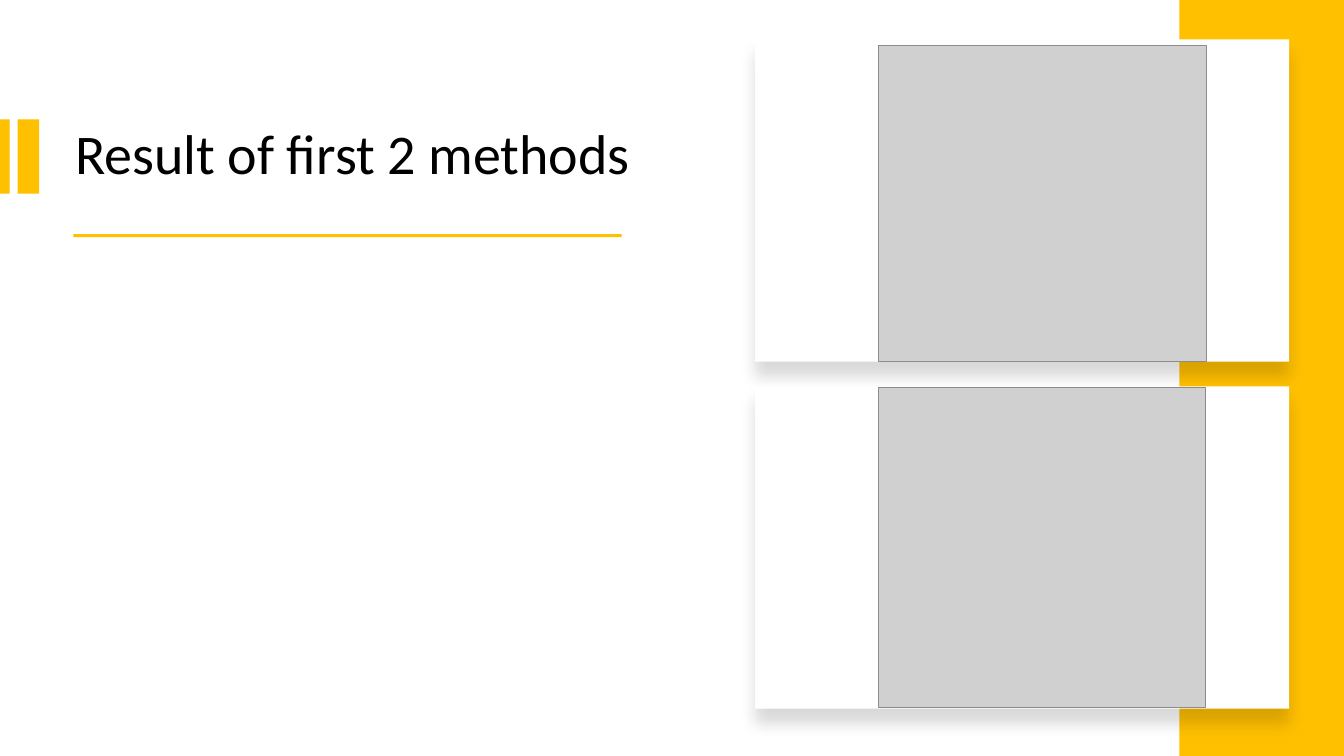
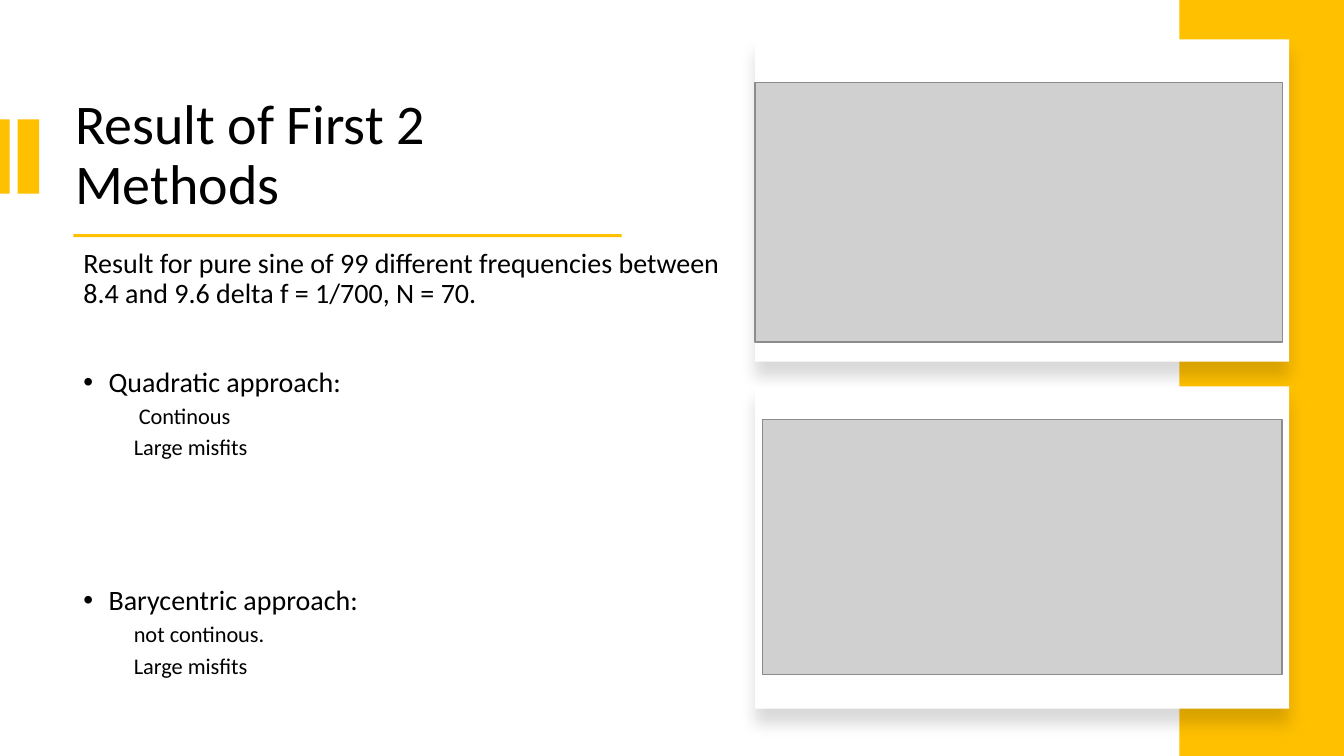
Before and after one commit to Sibeng32/Saban-Caliskan-Fourier-Analysis, a slide deck: slide 6 of Verbeterde Powerpoint Fourier Analysis.pptx. Drawn at 1344x756 pixels with LibreOffice and Linux fonts; fonts in the diff are those of the drawing; grey boxes stand for pictures. Boxes give left, top, right and bottom in pixels: in the first picture for what was removed or moved away, otherwise in the second. Text is boxed around its words. In the diff, an @@ line names an element or a change of style, - is before the commit and + after.

```diff
--- a/Verbeterde Powerpoint Fourier Analysis.pptx
+++ b/Verbeterde Powerpoint Fourier Analysis.pptx
@@ picture added at [755,83,1282,342] @@
@@ title at [75,105,424,205]: text changed @@
-Result of first 2 methods
+Result of First 2 Methods
@@ text added at [83,253,719,678], 20 pt, text #000000 @@
+Result for pure sine of 99 different frequencies between 8.4 and 9.6 delta f = 1/700, N = 70.
+• Quadratic approach:
+  Continous
+  Large misfits
+• Barycentric approach:
+  not continous.
+  Large misfits
@@ picture removed at [879,387,1206,708] @@
@@ picture: place and size @@
-picture at [879,46,1207,362]
+picture at [762,419,1282,675]
```
Also in this commit, not shown: 6 other slides changed, 3 other files.
